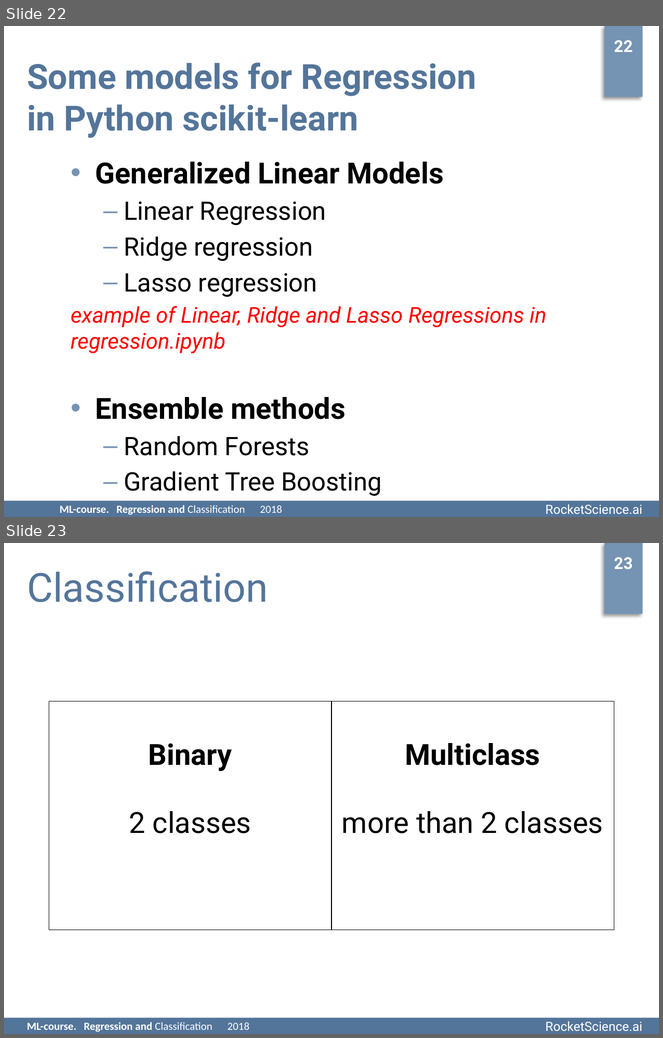
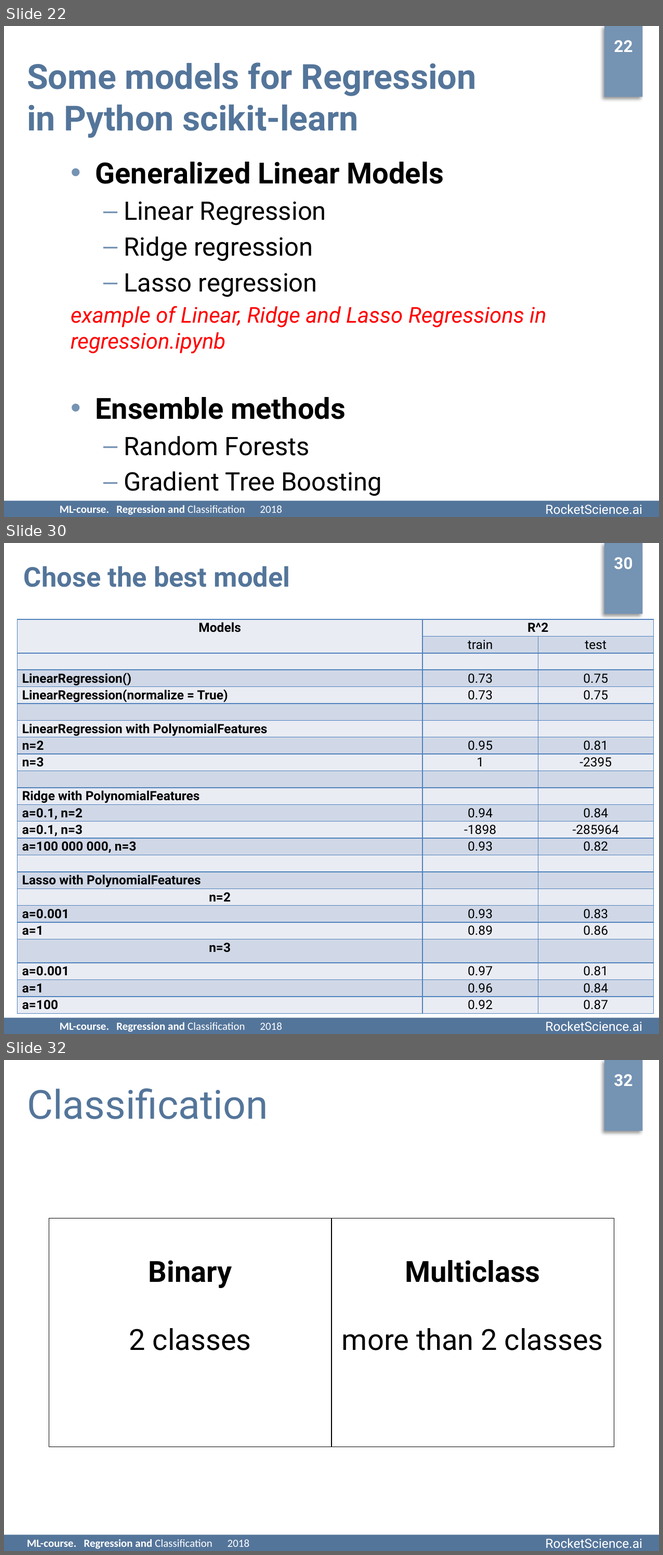
Before and after one commit to rjaffk/tensorby, a slide deck: lecture_2/presentation/lecture_2.pptx. Shown one above the other, each under a label of ours: slides 22 and 23 before the commit, slides 22, 30 and 32 after it; the slides between them are not shown. The pictures are 663x1038 and 663x1555 pixels, drawn with LibreOffice and Linux fonts; fonts in the diff are those of the drawing; background and template pictures are left out. Boxes give left, top, right and bottom in pixels: in the first picture for what was removed or moved away, otherwise in the second. Text is boxed around its words. In the diff, an @@ line names an element or a change of style, - is before the commit and + after.

```diff
--- a/lecture_2/presentation/lecture_2.pptx
+++ b/lecture_2/presentation/lecture_2.pptx
@@ slide 30 added at (4,543,659,1034), background #FFFFFF; not listed: 2 template elements that a slide beside it also shows @@
@@ text added at (614,557,633,569), 18 pt, text #FFFFFF, bold @@
+30
@@ title added at (24,566,291,587), 30 pt, text #54759A, bold @@
+Chose the best model
@@ table added at (17,619,653,1014), 23 rows, 3 columns @@
+Models | R^2 | 
+ | train | test
+ |  | 
+LinearRegression() | 0.73 | 0.75
+LinearRegression(normalize = True) | 0.73 | 0.75
+ |  | 
+LinearRegression with PolynomialFeatures |  | 
+n=2 | 0.95 | 0.81
+n=3 | 1 | -2395
+ |  | 
+Ridge with PolynomialFeatures |  | 
+a=0.1, n=2 | 0.94 | 0.84
+a=0.1, n=3 | -1898 | -285964
+a=100 000 000, n=3 | 0.93 | 0.82
+ |  | 
+Lasso with PolynomialFeatures |  | 
+n=2 |  | 
+a=0.001 | 0.93 | 0.83
+a=1 | 0.89 | 0.86
+n=3 |  | 
+a=0.001 | 0.97 | 0.81
+a=1 | 0.96 | 0.84
+a=100 | 0.92 | 0.87
@@ text added at (60,1022,282,1032), 12 pt, text #FFFFFF, bold @@
+ML-course. Regression and Classification 2018
@@ what was slide 23 is now slide 32 @@
@@ page number at (614,1074,633,1086): text changed @@
-23
+32
```
Also in this commit, not shown: 11 slides changed, 8 other slides added, 6 other files.
